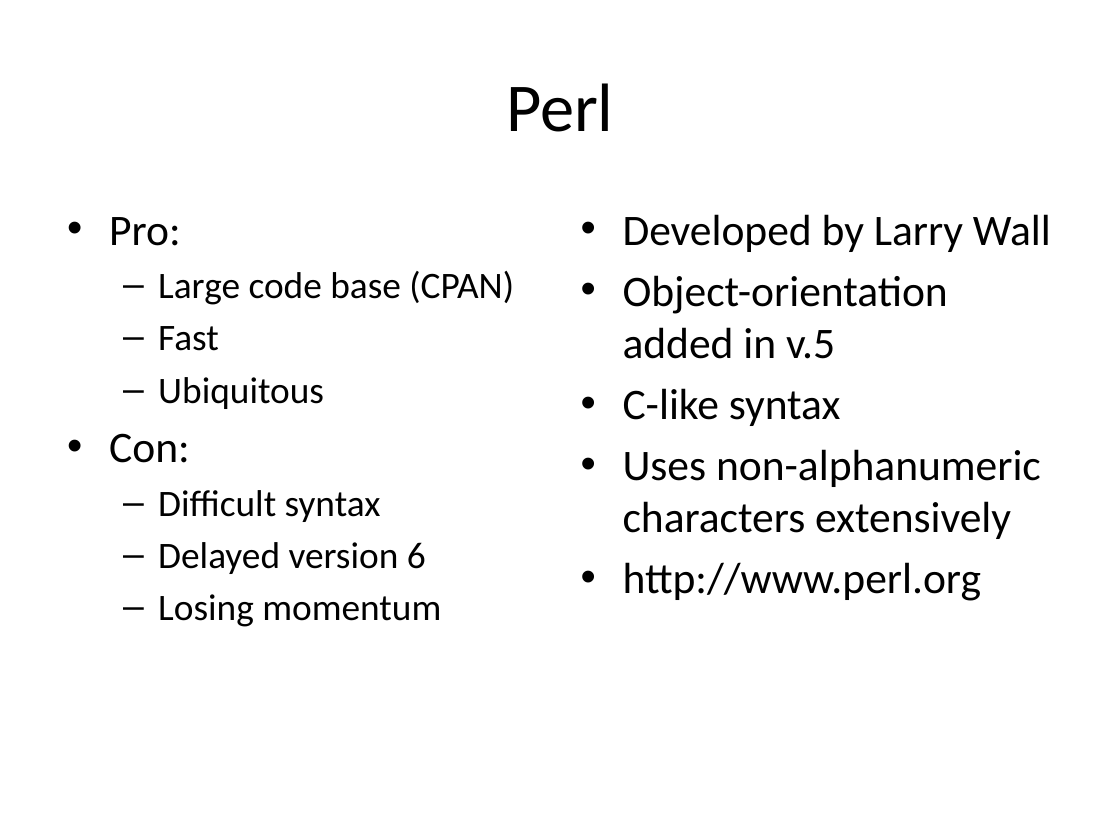
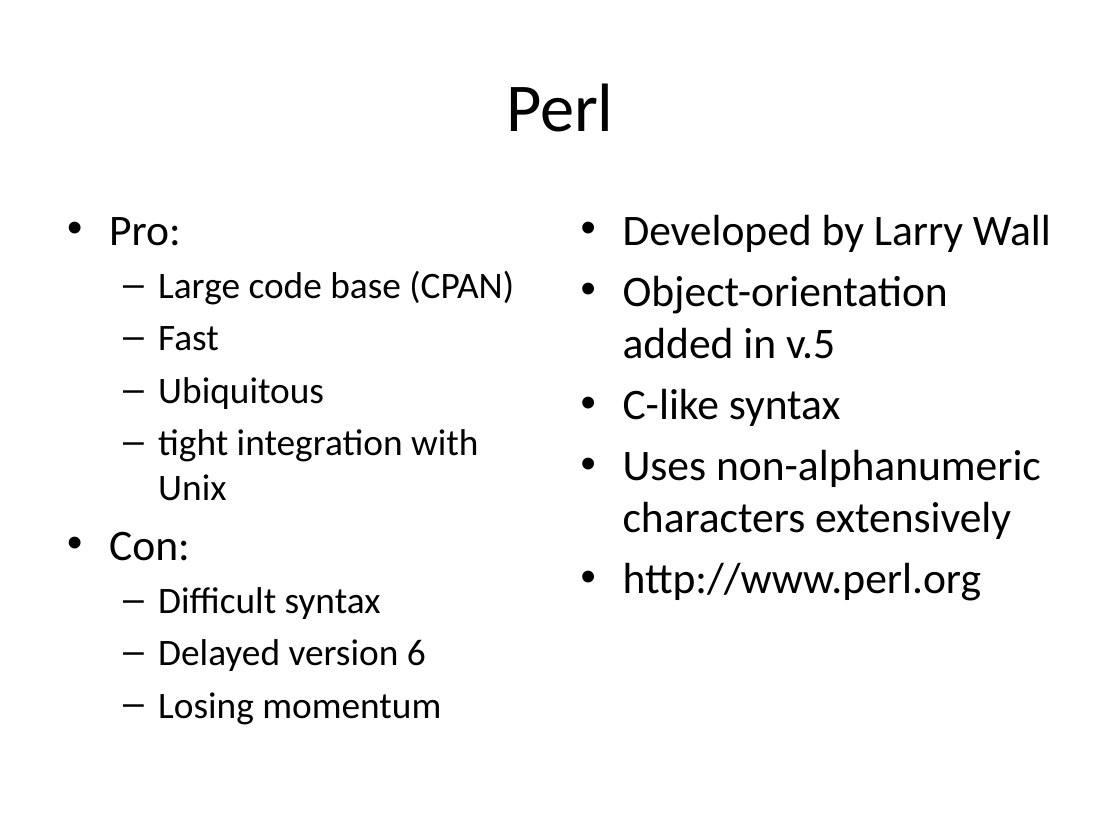
Before and after one commit to rvosa/ngs-workflows, a slide deck: slide 4 of doc/slides/day2/session2/Toolkits.pptx. Drawn at 1120x840 pixels with LibreOffice and Linux fonts; fonts in the diff are those of the drawing. Boxes give left, top, right and bottom in pixels: in the first picture for what was removed or moved away, otherwise in the second. Text is boxed around its words. In the diff, an @@ line names an element or a change of style, - is before the commit and + after.

```diff
--- a/doc/slides/day2/session2/Toolkits.pptx
+++ b/doc/slides/day2/session2/Toolkits.pptx
@@ text at [158, 429, 478, 501]: paragraph added @@
+  – tight integration with Unix
```
Also in this commit, not shown: 1 other slide changed, 2 other files.
